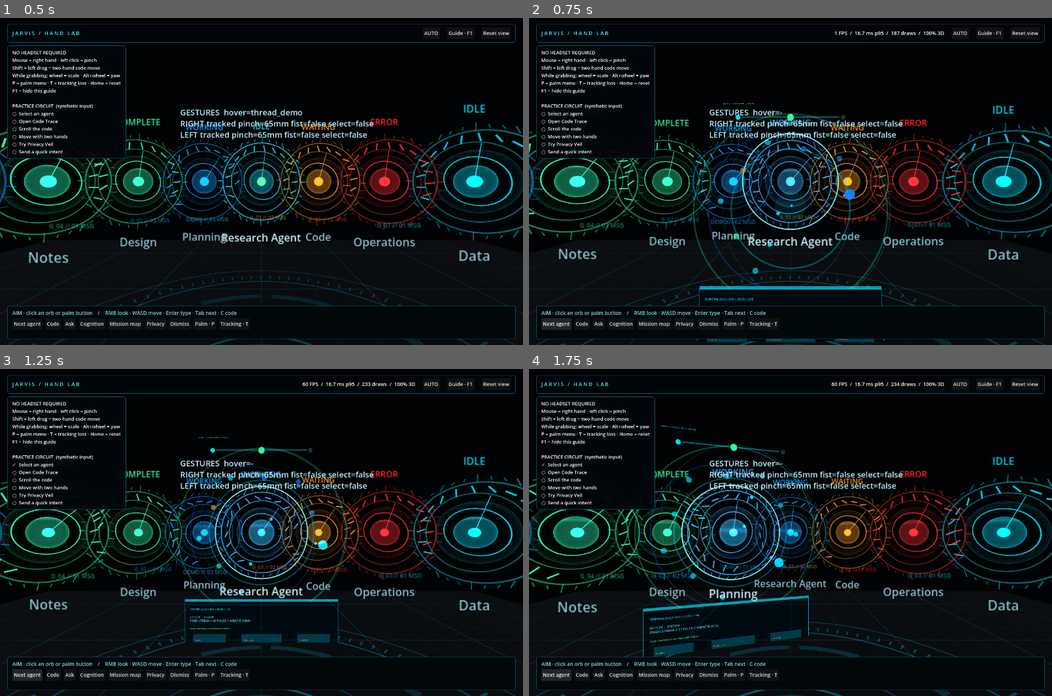
Above: before the commit, frames 1-4 (two rows, left to right).
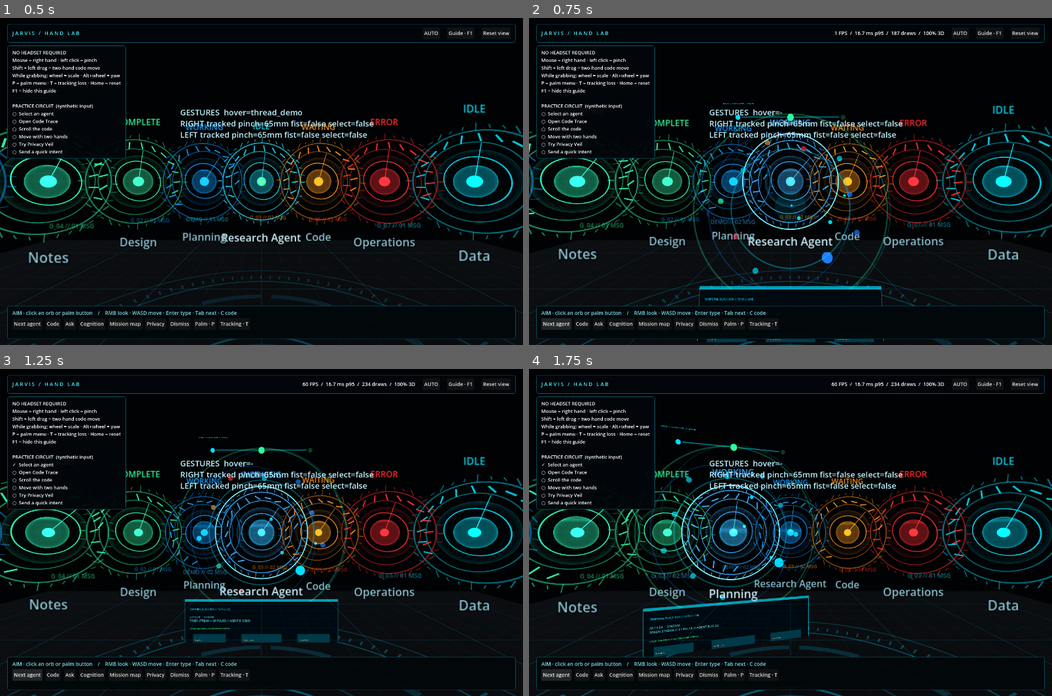
Above: after the commit, the same moments.

Repository: boarrr/JarvisXR
Game: Godot game, scene res://scenes/app/main.tscn
Same seed, same stepped clock (60 frames per second), same inputs: the game is played once before the commit and once after it.
Inputs:
- Up to frame 1 (0.5 s): no input
- Up to frame 2 (0.75 s): click "Next agent" at 0.5 s
- Up to frame 3 (1.25 s): no input
- Up to frame 4 (1.75 s): click "Next agent" at 1.25 s

Frame 1 is identical in both runs. In frame 2, 0.3% of the frame differs, in the area x 36-64%, y 37-87%; in frame 3, 0.1%; in frame 4, less than 0.1%.

Commit message:
Add in-app self-updater: Android installer plugin (REQUEST_INSTALL_PACKAGES + FileProvider), daemon update.check/update.fetch chunked APK serving, and a client download/verify/install service with tests

Diff:
--- a/client-godot/scenes/app/main.gd
+++ b/client-godot/scenes/app/main.gd
@@ -19,6 +19,7 @@
 @onready var _privacy_veil: PrivacyVeil = $PrivacyVeil
 @onready var _orb_manager: OrbManager = $OrbManager
 @onready var _palm_console: PalmConsole = $PalmConsole
+@onready var _updater: UpdaterService = $UpdaterService
 @onready var _workspace_panel: WorkspacePanel = $WorkspacePanel
 @onready var _diff_review_panel: DiffReviewPanel = $DiffReviewPanel
 @onready var _file_viewer: FileViewer = $FileViewer
@@ -176,6 +177,8 @@
 				_undo_last_agent()
 			elif event.target_id == "palm:uncombine":
 				_uncombine_agent(AppState.focused_thread_id)
+			elif event.target_id == "palm:update":
+				_updater.request_update()
 			elif event.target_id == "palm:cognition_toggle":
 				_cognition_layer.toggle_enabled()
 			elif event.target_id == "palm:mission_toggle":
--- a/client-godot/scenes/app/main.tscn
+++ b/client-godot/scenes/app/main.tscn
@@ -32,6 +32,7 @@
 [ext_resource type="Script" path="res://scenes/panels/file_viewer.gd" id="30_file_viewer"]
 [ext_resource type="Script" path="res://scenes/panels/daemon_settings_panel.gd" id="31_daemon_settings"]
 [ext_resource type="Script" path="res://services/perf_probe.gd" id="32_perf_probe"]
+[ext_resource type="Script" path="res://services/updater_service.gd" id="33_updater"]
 
 [sub_resource type="Environment" id="Environment_development"]
 background_mode = 1
@@ -171,6 +172,9 @@
 
 [node name="BackendBridge" type="Node" parent="."]
 script = ExtResource("8_backend_bridge")
+
+[node name="UpdaterService" type="Node" parent="."]
+script = ExtResource("33_updater")
 
 [node name="FakeBackendTransport" type="Node" parent="BackendBridge"]
 script = ExtResource("9_fake_transport")
--- a/client-godot/scenes/hud/palm_console.gd
+++ b/client-godot/scenes/hud/palm_console.gd
@@ -42,6 +42,7 @@
 	["SUMMARIZE", "quick:summarize"],
 	["EXPLAIN", "quick:explain_code"],
 	["PRIVACY", "quick:privacy_review"],
+	["UPDATE", "palm:update"],
 ]
 
 @export var hand_source_path: NodePath = ^"../XRRuntime/OpenXRInteractionSource"
--- a/client-godot/services/backend_bridge.gd
+++ b/client-godot/services/backend_bridge.gd
@@ -3,6 +3,7 @@
 
 signal backend_event_applied(event: BackendEvent)
 signal backend_command_sent(command_type: String, thread_id: String)
+signal update_message(event_type: String, payload: Dictionary)
 
 var _transport: BackendTransport = null
 var _last_event_type: String = ""
@@ -140,9 +141,11 @@
 			AppState.set_file_content(event.thread_id, event.payload)
 		"tool.catalog":
 			AppState.set_tool_catalog(event.payload)
+		"update.available", "update.none", "update.chunk":
+			update_message.emit(event.type, event.payload)
 		"error":
 			EventBus.debug_message.emit("Backend error: %s" % event.payload.get("message", "unknown error"))
-	if event.type != "agent.message.delta":
+	if event.type != "agent.message.delta" and event.type != "update.chunk":
 		EventBus.debug_message.emit("Backend event: %s" % event.type)
 	backend_event_applied.emit(event)
 
--- /dev/null
+++ b/client-godot/services/updater_service.gd
@@ -0,0 +1,185 @@
+class_name UpdaterService
+extends Node
+
+## Pulls a newly published APK from the daemon over the authenticated channel
+## and hands it to the Android package installer.
+##
+## The daemon serves `update.check` (manifest) and `update.fetch` (base64
+## chunks). The client writes user://updates/update.apk, verifies its sha256,
+## then calls the optional AndroidUpdater plugin. Nothing installs silently:
+## the OS still shows its confirmation prompt.
+
+signal update_available(version: String, sha256: String, size_bytes: int)
+signal update_up_to_date(version: String)
+signal download_progress(received: int, total: int)
+signal install_launched(version: String)
+signal update_failed(reason: String)
+
+const UPDATE_DIR := "user://updates"
+const UPDATE_PATH := "user://updates/update.apk"
+const INSTALLED_SHA_PATH := "user://installed_sha"
+const PLUGIN_NAME := "AndroidUpdater"
+
+@export var backend_bridge_path: NodePath = ^"../BackendBridge"
+@export var chunk_bytes: int = 196608
+@export var auto_check: bool = true
+@export var auto_install: bool = false
+
+var _bridge: Node = null
+var _manifest: Dictionary = {}
+var _file: FileAccess = null
+var _hasher: HashingContext = null
+var _received := 0
+
+
+func _ready() -> void:
+	if _bridge == null:
+		_bridge = get_node_or_null(backend_bridge_path)
+	_connect_bridge()
+	set_process(false)
+	if auto_check:
+		call_deferred("check_for_update")
+
+
+func set_bridge(bridge: Node) -> void:
+	_bridge = bridge
+	_connect_bridge()
+
+
+func _connect_bridge() -> void:
+	if _bridge == null:
+		return
+	if _bridge.has_signal("update_message") and not _bridge.is_connected("update_message", _on_update_message):
+		_bridge.update_message.connect(_on_update_message)
+	if _bridge.has_signal("backend_event_applied") and not _bridge.is_connected("backend_event_applied", _on_backend_event):
+		_bridge.backend_event_applied.connect(_on_backend_event)
+
+
+func check_for_update() -> void:
+	if _bridge == null:
+		return
+	_bridge.send_command("update.check", {})
+
+
+func has_pending_update() -> bool:
+	return not _manifest.is_empty()
+
+
+func request_update() -> void:
+	if not _manifest.is_empty():
+		begin_install()
+	else:
+		check_for_update()
+
+
+func begin_install() -> void:
+	if _manifest.is_empty():
+		update_failed.emit("no_manifest")
+		return
+	DirAccess.make_dir_recursive_absolute(ProjectSettings.globalize_path(UPDATE_DIR))
+	_file = FileAccess.open(UPDATE_PATH, FileAccess.WRITE)
+	if _file == null:
+		update_failed.emit("cannot_write")
+		return
+	_hasher = HashingContext.new()
+	_hasher.start(HashingContext.HASH_SHA256)
+	_received = 0
+	_request_chunk(0)
+
+
+func _request_chunk(offset: int) -> void:
+	if _bridge == null:
+		return
+	_bridge.send_command("update.fetch", {"offset": offset, "length": chunk_bytes})
+
+
+func _on_backend_event(event: BackendEvent) -> void:
+	if event != null and event.type == "session.ready" and auto_check:
+		check_for_update()
+
+
+func _on_update_message(event_type: String, payload: Dictionary) -> void:
+	match event_type:
+		"update.available":
+			_manifest = payload
+			var installed := _read_installed_sha()
+			if str(_manifest.get("sha256", "")) == installed and not installed.is_empty():
+				update_up_to_date.emit(str(_manifest.get("version", "")))
+				return
+			update_available.emit(
+				str(_manifest.get("version", "")),
+				str(_manifest.get("sha256", "")),
+				int(_manifest.get("size_bytes", 0))
+			)
+			if auto_install:
+				begin_install()
+		"update.none":
+			update_up_to_date.emit("")
+		"update.chunk":
+			_on_chunk(payload)
+
+
+func _on_chunk(payload: Dictionary) -> void:
+	if _file == null:
+		return
+	var data := Marshalls.base64_to_raw(str(payload.get("data", "")))
+	if data.is_empty() and not bool(payload.get("eof", false)):
+		update_failed.emit("empty_chunk")
+		return
+	_file.store_buffer(data)
+	_hasher.update(data)
+	_received += data.size()
+	download_progress.emit(_received, int(_manifest.get("size_bytes", _received)))
+	if bool(payload.get("eof", false)):
+		_file.close()
+		_file = null
+		_finish_download()
+		return
+	_request_chunk(int(payload.get("offset", 0)) + data.size())
+
+
+func _finish_download() -> void:
+	var computed := _hasher.finish().hex_encode()
+	_hasher = null
+	var expected := str(_manifest.get("sha256", ""))
+	if computed != expected:
+		update_failed.emit("checksum_mismatch")
+		return
+	_launch_installer()
+
+
+func _launch_installer() -> void:
+	if not Engine.has_singleton(PLUGIN_NAME):
+		update_failed.emit("plugin_missing")
+		return
+	var updater := Engine.get_singleton(PLUGIN_NAME)
+	if not updater.has_method("installApk"):
+		update_failed.emit("plugin_incompatible")
+		return
+	var callable := Callable(self, "_on_install_result")
+	if not updater.is_connected("install_result", callable):
+		updater.connect("install_result", callable)
+	_write_installed_sha(str(_manifest.get("sha256", "")))
+	updater.call("installApk", ProjectSettings.globalize_path(UPDATE_PATH))
+	install_launched.emit(str(_manifest.get("version", "")))
+	EventBus.debug_message.emit("Update downloaded · confirm install on the headset")
+
+
+func _on_install_result(success: bool, message: String) -> void:
+	if not success:
+		update_failed.emit(message)
+
+
+func _read_installed_sha() -> String:
+	if not FileAccess.file_exists(INSTALLED_SHA_PATH):
+		return ""
+	var file := FileAccess.open(INSTALLED_SHA_PATH, FileAccess.READ)
+	if file == null:
+		return ""
+	return file.get_as_text().strip_edges()
+
+
+func _write_installed_sha(sha: String) -> void:
+	var file := FileAccess.open(INSTALLED_SHA_PATH, FileAccess.WRITE)
+	if file != null:
+		file.store_string(sha)
--- /dev/null
+++ b/client-godot/tests/updater_service_smoke.gd
@@ -0,0 +1,101 @@
+extends Node
+
+var _failed := false
+
+
+class FakeBridge:
+	extends Node
+
+	signal update_message(event_type: String, payload: Dictionary)
+
+	var payload_bytes := PackedByteArray()
+	var manifest := {}
+	var chunk := 4096
+
+	func send_command(command_type: String, command_payload: Dictionary = {}, _thread_id: String = "") -> bool:
+		if command_type == "update.check":
+			update_message.emit("update.available", manifest)
+		elif command_type == "update.fetch":
+			var offset := int(command_payload.get("offset", 0))
+			var length := int(command_payload.get("length", chunk))
+			var end := mini(offset + length, payload_bytes.size())
+			var data := payload_bytes.slice(offset, end)
+			update_message.emit("update.chunk", {
+				"offset": offset,
+				"data": Marshalls.raw_to_base64(data),
+				"eof": end >= payload_bytes.size(),
+			})
+		return true
+
+
+func _ready() -> void:
+	call_deferred("_run")
+
+
+func _run() -> void:
+	var payload := PackedByteArray()
+	for index in range(20000):
+		payload.append(index % 251)
+	var digest := HashingContext.new()
+	digest.start(HashingContext.HASH_SHA256)
+	digest.update(payload)
+	var sha := digest.finish().hex_encode()
+
+	var bridge := FakeBridge.new()
+	add_child(bridge)
+	bridge.payload_bytes = payload
+	bridge.manifest = {
+		"version": "test-rev",
+		"sha256": sha,
+		"size_bytes": payload.size(),
+		"chunk_bytes": 4096,
+	}
+
+	var updater := UpdaterService.new()
+	updater.auto_check = false
+	updater.auto_install = false
+	var events := {"available": 0, "failed": [], "progress": 0}
+	updater.update_available.connect(func(_version, _sha, _size): events["available"] += 1)
+	updater.update_failed.connect(func(reason): events["failed"].append(reason))
+	updater.download_progress.connect(func(_received, total): events["progress"] = total)
+	updater.set_bridge(bridge)
+	add_child(updater)
+
+	updater.check_for_update()
+	_check(events["available"] == 1, "update.check surfaces an available update")
+	updater.begin_install()
+	_check(events["progress"] == payload.size(), "download assembles the full package")
+	_check(
+		events["failed"] == ["plugin_missing"],
+		"a verified package reaches the installer boundary"
+	)
+
+	# A checksum mismatch must be rejected before any install attempt.
+	var bad_bridge := FakeBridge.new()
+	add_child(bad_bridge)
+	bad_bridge.payload_bytes = payload
+	bad_bridge.manifest = {
+		"version": "bad",
+		"sha256": "00",
+		"size_bytes": payload.size(),
+		"chunk_bytes": 4096,
+	}
+	var bad_updater := UpdaterService.new()
+	bad_updater.auto_check = false
+	var bad_failed: Array = []
+	bad_updater.update_failed.connect(func(reason): bad_failed.append(reason))
+	bad_updater.set_bridge(bad_bridge)
+	add_child(bad_updater)
+	bad_updater.check_for_update()
+	bad_updater.begin_install()
+	_check(bad_failed == ["checksum_mismatch"], "checksum mismatch blocks installation")
+
+	if not _failed:
+		print("[TEST] Updater service checks passed")
+	get_tree().quit(1 if _failed else 0)
+
+
+func _check(condition: bool, label: String) -> void:
+	if not condition:
+		_failed = true
+		push_error("[TEST] Failed: %s" % label)
--- /dev/null
+++ b/client-godot/tests/updater_service_smoke.tscn
@@ -0,0 +1,6 @@
+[gd_scene load_steps=2 format=3]
+
+[ext_resource type="Script" path="res://tests/updater_service_smoke.gd" id="1_test"]
+
+[node name="UpdaterServiceSmoke" type="Node"]
+script = ExtResource("1_test")
Not shown, added: client-godot/android_plugins/updater/src/main/AndroidManifest.xml
Not shown, added: client-godot/android_plugins/updater/src/main/res/xml/updater_paths.xml
Not shown: 1 places in client-godot/scenes/app/main.tscn that only renumber resources
Not shown, added: client-godot/services/updater_service.gd.uid
Not shown, added: client-godot/tests/updater_service_smoke.gd.uid
Not shown, added: client-godot/android_plugins/updater/AndroidUpdater.gdap
Not shown, added: client-godot/android_plugins/updater/build.gradle
Not shown, added: client-godot/android_plugins/updater/settings.gradle
Not shown, added: client-godot/android_plugins/updater/src/main/java/com/spatialagent/updater/UpdaterPlugin.kt
Not shown, changed: scripts/quest.sh
Not shown, changed: scripts/test_all.sh
